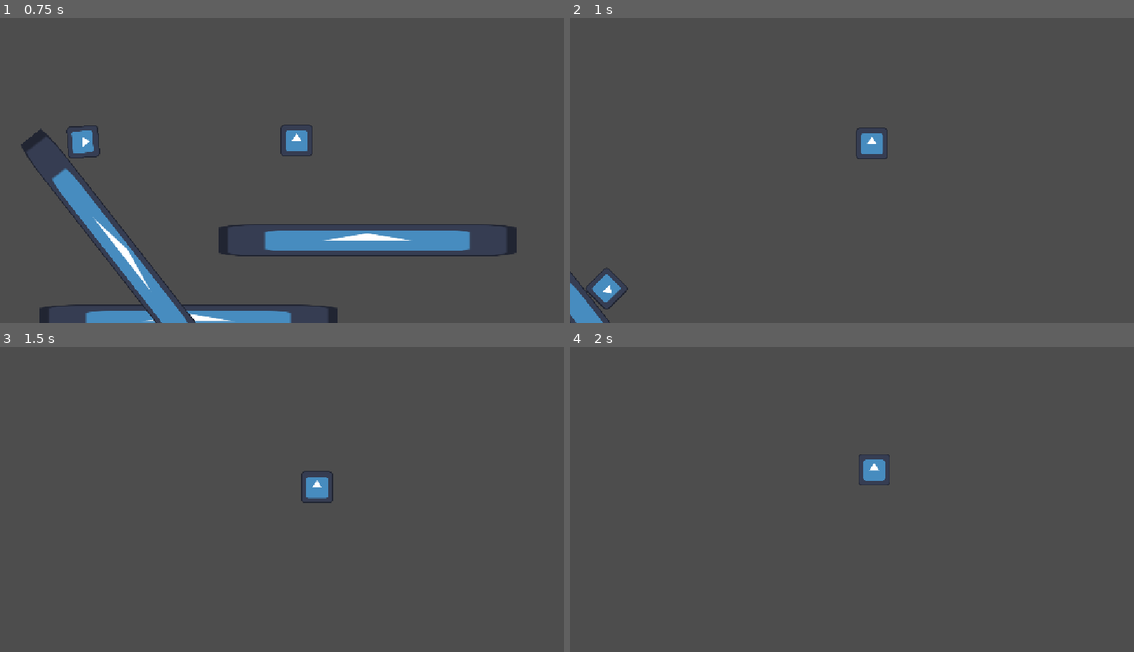
Above: before the commit, frames 1-4 (two rows, left to right).
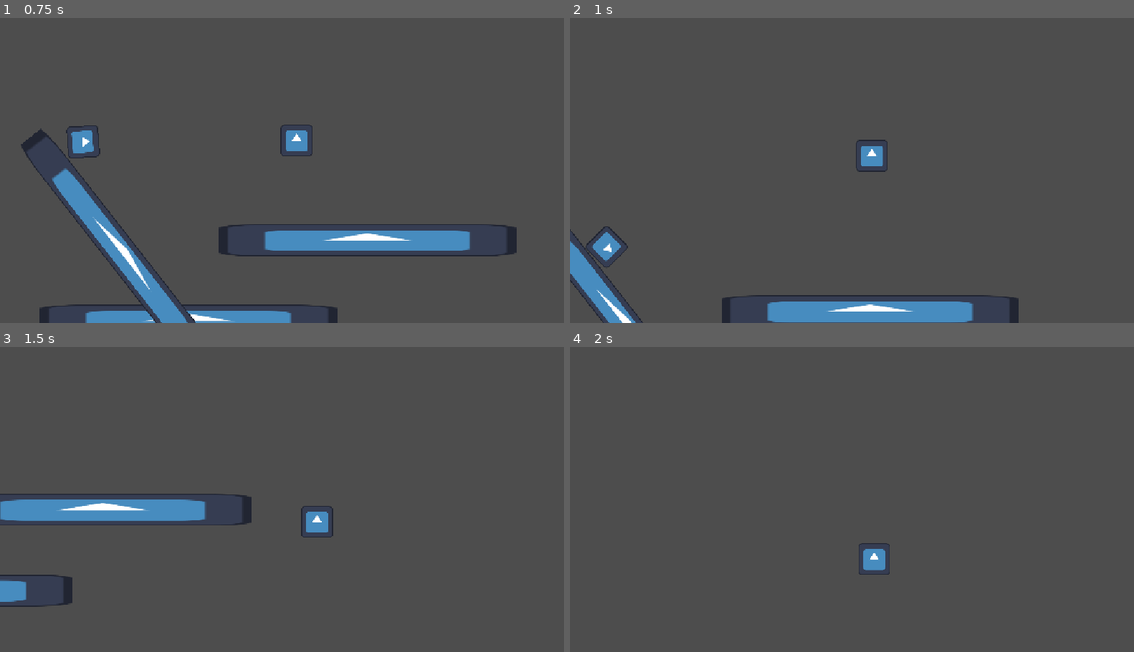
Above: after the commit, the same moments.

Repository: lmg-abe/runny-nose
Game: Godot game, scene res://main.tscn
Same seed, same stepped clock (60 frames per second), same inputs: the game is played once before the commit and once after it. The engine's default icon, where the game draws it, is replaced by a stand-in: a white triangle on a blue panel in a dark square.
Inputs:
- Up to frame 1 (0.75 s): hold D (move_right) from 0.53 s (still down); tap Space (jump) at 0.6 s
- Up to frame 2 (1 s): keep holding D (move_right); tap Space (jump) at 0.77 s
- Up to frame 3 (1.5 s): keep holding D (move_right); tap Space (jump) at 1.07 s; tap Shift (dash) at 1.35 s
- Up to frame 4 (2 s): keep holding D (move_right); tap Space (jump) at 1.52, 1.55, 1.82 s

Frame 1 is identical in both runs. In frame 2, 5.3% of the frame differs, in the area x 0-80%, y 35-100%; in frame 3, 4.3%; in frame 4, 0.7%.

Commit message:
jump only on ground

Diff:
--- a/player_movement.gd
+++ b/player_movement.gd
@@ -5,14 +5,13 @@
 @export var dashSpeed : int = 2000
 @export var gravity : int = 100
 @export var jumpSpeed : int = 2500
-var grounded : bool = false
 
 func _physics_process(delta: float) -> void:
 	velocity.x += Input.get_axis("move_left","move_right") * playerSpeed
 	velocity.x *= friction
 	if Input.is_action_just_pressed("dash"):
 		velocity.x+=Input.get_axis("move_left","move_right")*dashSpeed
-	if Input.is_action_just_pressed("jump"):
+	if Input.is_action_just_pressed("jump") and is_on_floor():
 		velocity.y=-jumpSpeed
 	velocity.y += gravity
 	move_and_slide()
